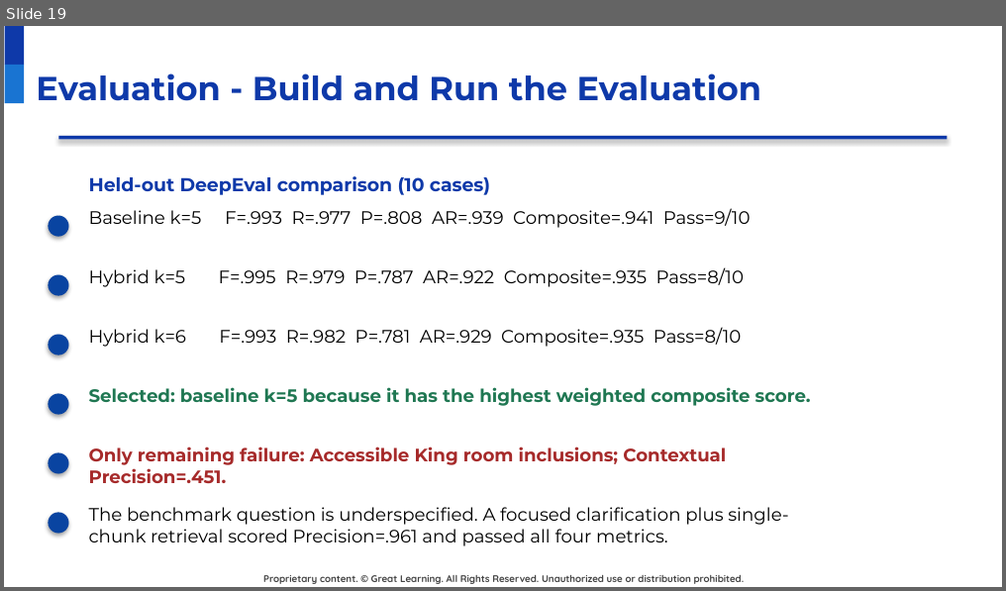
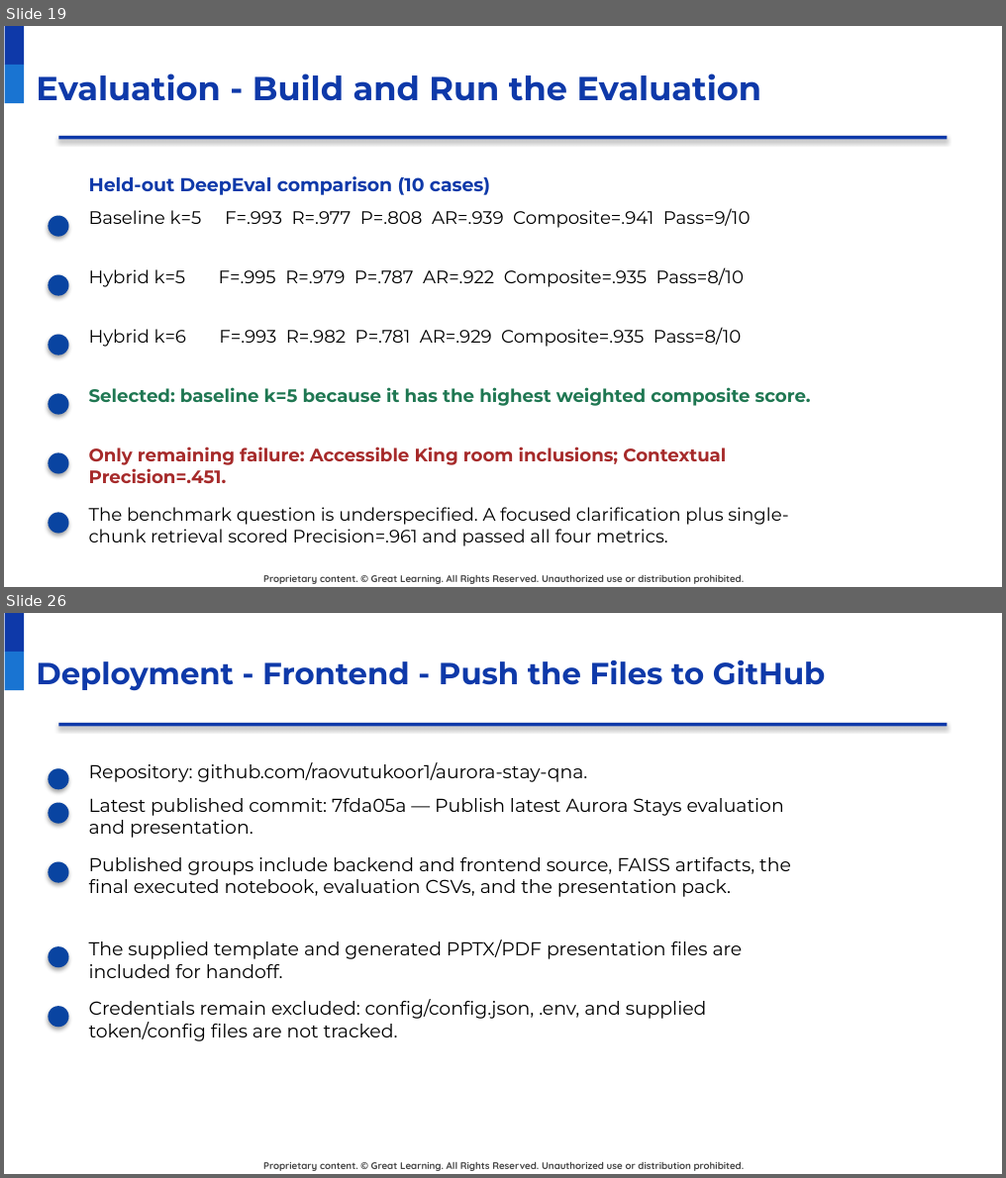
Before and after one commit to raovutukoor1/aurora-stay-qna, a slide deck: presentations/Aurora_Stays_RAG_Project_Presentation_Template_Style.pptx. Shown one above the other, each under a label of ours: slide 19 before the commit, slides 19 and 26 after it; the slides between them are not shown. The pictures are 1006x591 and 1006x1178 pixels, drawn with LibreOffice and Linux fonts; fonts in the diff are those of the drawing; background and template pictures are left out. Boxes give left, top, right and bottom in pixels: in the first picture for what was removed or moved away, otherwise in the second. Text is boxed around its words. In the diff, an @@ line names an element or a change of style, - is before the commit and + after.

Commit message:
Add deployment and inference slides to presentation

```diff
--- a/presentations/Aurora_Stays_RAG_Project_Presentation_Template_Style.pptx
+++ b/presentations/Aurora_Stays_RAG_Project_Presentation_Template_Style.pptx
@@ slide 26 added at [4,613,1002,1174], background #FFFFFF; not listed: 3 template elements that a slide beside it also shows @@
@@ title added at [36,660,826,691], 22 pt, text #0E39A9, bold @@
+Deployment - Frontend - Push the Files to GitHub
@@ rectangle added at [58,723,947,727], fill #0E39A9 @@
@@ ellipse added at [48,768,69,789], fill #0944A1 @@
@@ text added at [89,762,587,782], 13.5 pt, text #000000 @@
+Repository: github.com/raovutukoor1/aurora-stay-qna.
@@ ellipse added at [48,803,69,824], fill #0944A1 @@
@@ text added at [89,798,784,838], 13.5 pt, text #000000 @@
+Latest published commit: 7fda05a — Publish latest Aurora Stays evaluation and presentation.
@@ ellipse added at [48,862,69,883], fill #0944A1 @@
@@ text added at [89,858,791,897], 13.5 pt, text #000000 @@
+Published groups include backend and frontend source, FAISS artifacts, the final executed notebook, evaluation CSVs, and the presentation pack.
@@ ellipse added at [48,948,69,968], fill #0944A1 @@
@@ text added at [89,940,743,978], 13.5 pt, text #000000 @@
+The supplied template and generated PPTX/PDF presentation files are included for handoff.
@@ ellipse added at [48,1006,69,1027], fill #0944A1 @@
@@ text added at [89,999,707,1042], 13.5 pt, text #000000 @@
+Credentials remain excluded: config/config.json, .env, and supplied token/config files are not tracked.
```
Also in this commit, not shown: 2 slides changed, 11 other slides added, 2 other files.
